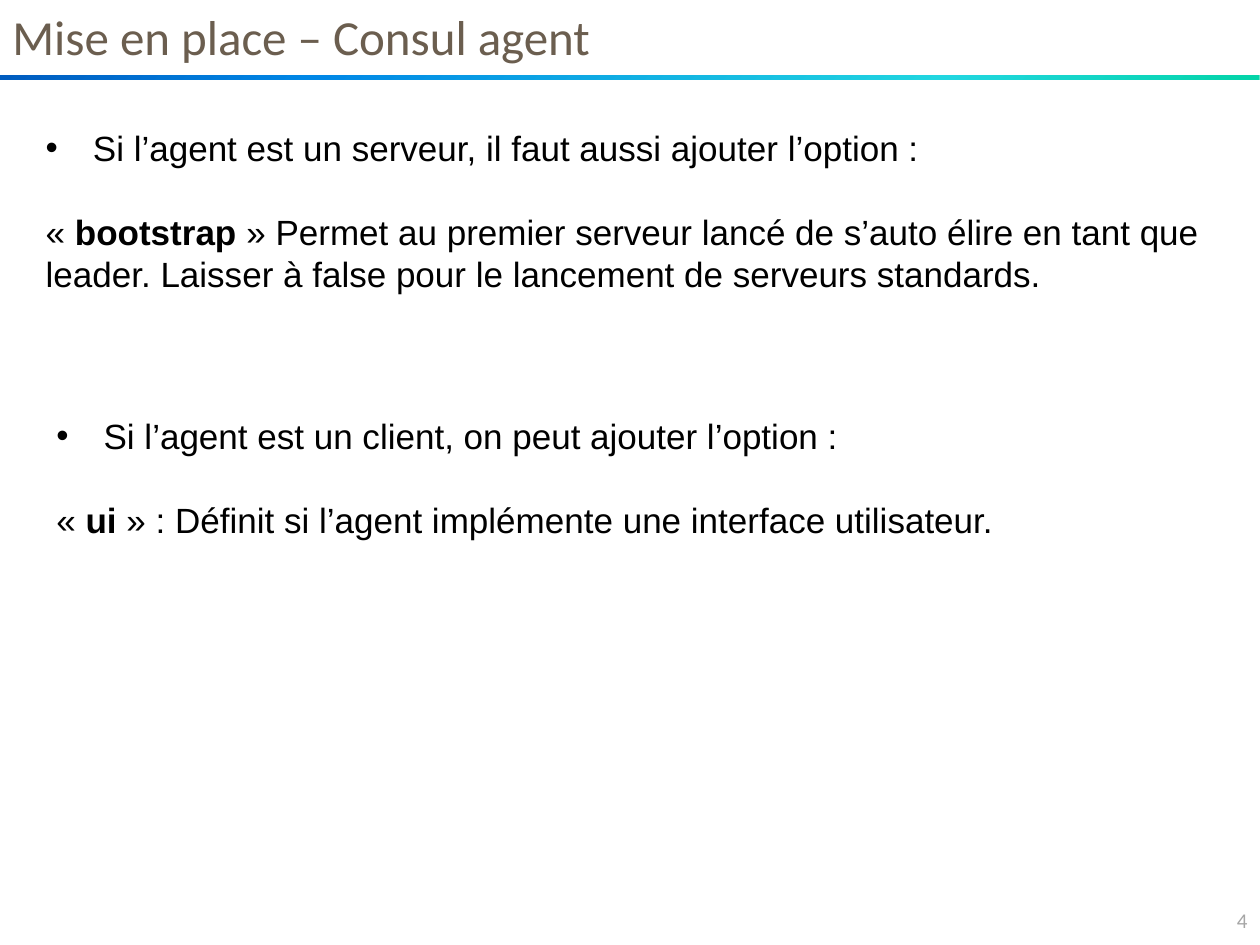
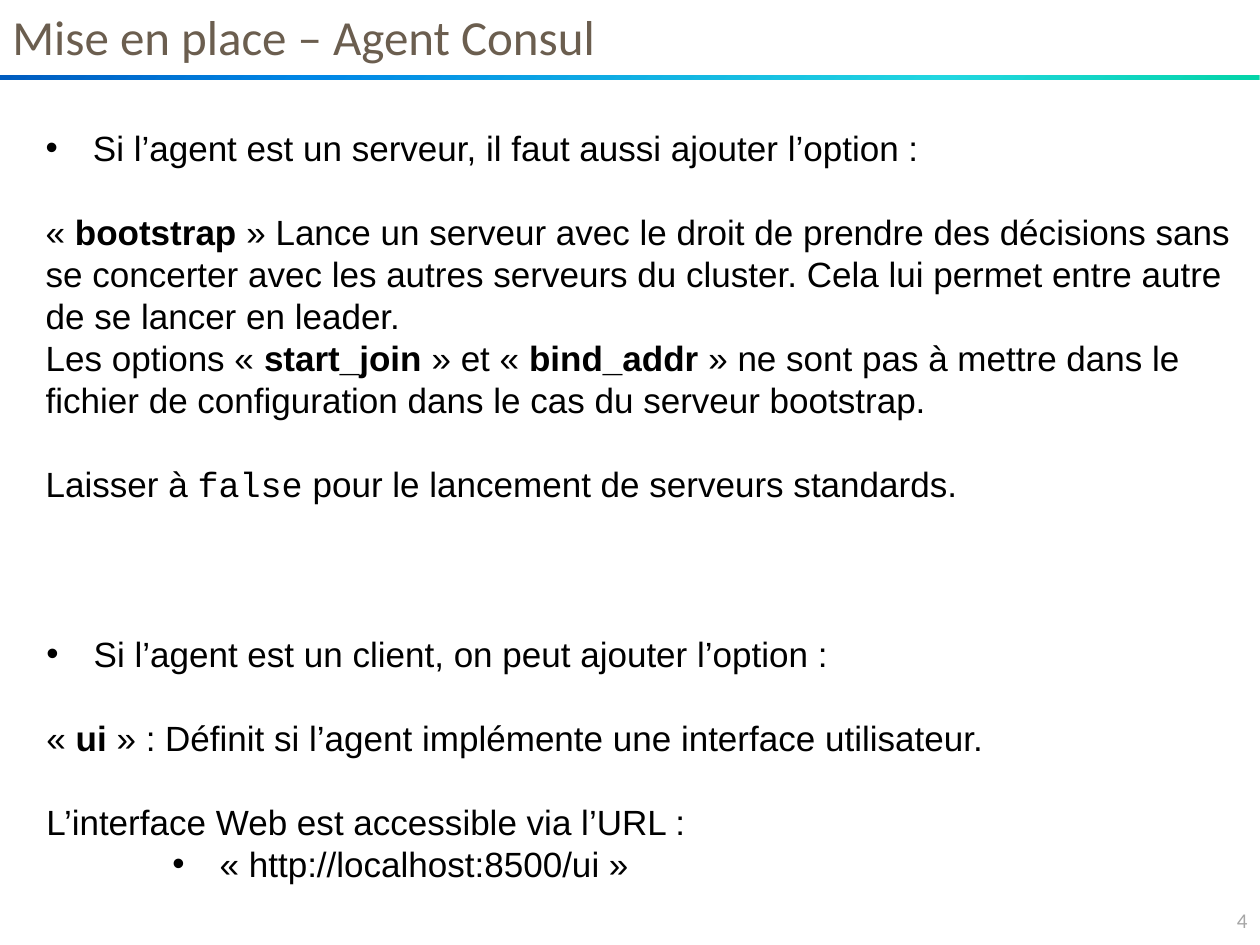
Before and after one commit to so-technology-watch/consul-poc, a slide deck: slide 4 of doc/setup/Cluster-Consul-v1.0.pptx. Drawn at 1260x945 pixels with LibreOffice and Linux fonts; fonts in the diff are those of the drawing. Boxes give left, top, right and bottom in pixels: in the first picture for what was removed or moved away, otherwise in the second. Text is boxed around its words. In the diff, an @@ line names an element or a change of style, - is before the commit and + after.

Commit message:
Précisions sur le fonctionnement bootstrap

```diff
--- a/doc/setup/Cluster-Consul-v1.0.pptx
+++ b/doc/setup/Cluster-Consul-v1.0.pptx
@@ text at box(12, 21, 595, 64): text changed @@
-Mise en place – Consul agent
+Mise en place – Agent Consul
@@ text at box(46, 219, 1230, 504): text changed @@
-« bootstrap » Permet au premier serveur lancé de s’auto élire en tant que leader. Laisser à false pour le lancement de serveurs standards.
+« bootstrap » Lance un serveur avec le droit de prendre des décisions sans se concerter avec les autres serveurs du cluster. Cela lui permet entre autre de se lancer en leader.
+Les options « start_join » et « bind_addr » ne sont pas à mettre dans le fichier de configuration dans le cas du serveur bootstrap.
+Laisser à false pour le lancement de serveurs standards.
@@ text "Si l’agent est un client, ...": place and size @@
-text "Si l’agent est un client, ..." at box(86, 423, 993, 540)
+text "Si l’agent est un client, ..." at box(46, 641, 983, 884)
@@ text at box(46, 809, 667, 884): paragraphs added @@
+L’interface Web est accessible via l’URL :
+    • « http://localhost:8500/ui »
```
Also in this commit, not shown: 4 other slides changed, 1 slide added.
